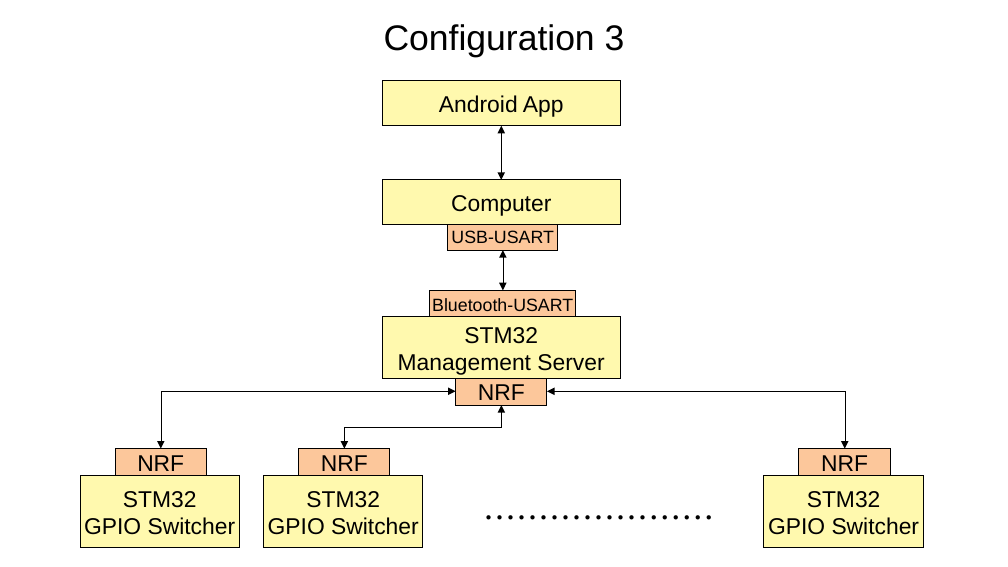
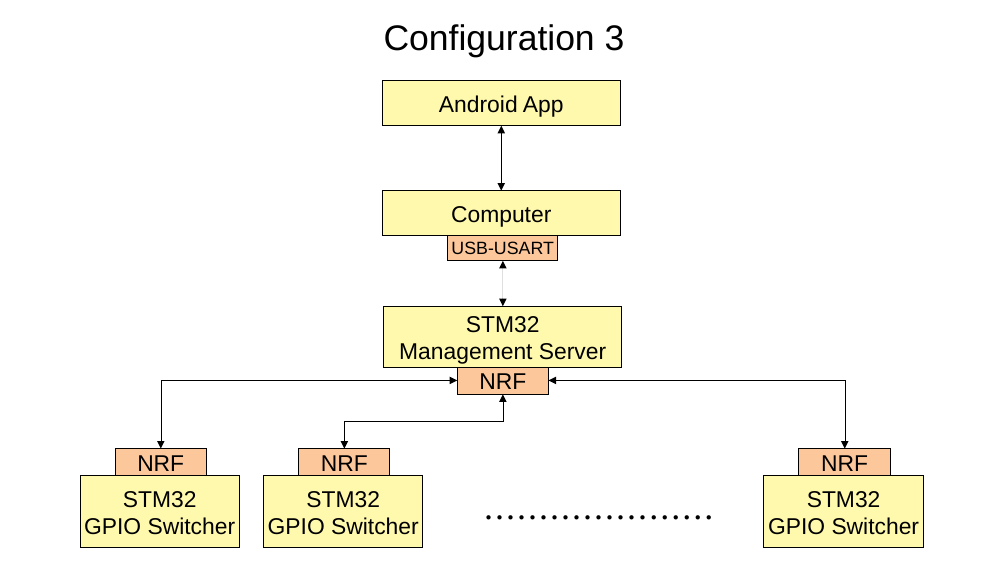
Before and after one commit to Tsar/smart_home, a slide deck: slide 3 of possible_configurations.odp. Drawn at 1008x567 pixels with LibreOffice and Linux fonts; fonts in the diff are those of the drawing. Boxes give left, top, right and bottom in pixels: in the first picture for what was removed or moved away, otherwise in the second. Text is boxed around its words. In the diff, an @@ line names an element or a change of style, - is before the commit and + after.

```diff
--- a/possible_configurations.odp
+++ b/possible_configurations.odp
@@ elbow double arrow moved from (501, 180) - (501, 126) to (501, 191) - (501, 126) @@
@@ rectangle "Computer": place and size @@
-rectangle "Computer" at (382, 180, 620, 225)
+rectangle "Computer" at (382, 191, 620, 236)
@@ rectangle "USB-USART": place and size @@
-rectangle "USB-USART" at (448, 222, 558, 250)
+rectangle "USB-USART" at (448, 233, 558, 261)
@@ elbow double arrow removed from (503, 291) to (503, 251) @@
@@ double arrow added from (503, 261) to (503, 306), #000000 0 pt @@
@@ rectangle removed at (430, 290, 576, 317) @@
-Bluetooth-USART
@@ rectangle "STM32 Management Server": place and size @@
-rectangle "STM32 Management Server" at (382, 317, 620, 380)
+rectangle "STM32 Management Server" at (384, 306, 622, 369)
@@ elbow double arrow moved from (161, 449) - (456, 391) to (161, 449) - (457, 381) @@
@@ rectangle "NRF": place and size @@
-rectangle "NRF" at (456, 378, 547, 405)
+rectangle "NRF" at (457, 367, 549, 394)
@@ elbow double arrow moved from (547, 391) - (845, 449) to (549, 381) - (845, 449) @@
@@ elbow double arrow moved from (345, 449) - (501, 405) to (345, 449) - (503, 394) @@
```
Also in this commit, not shown: 1 other file.
